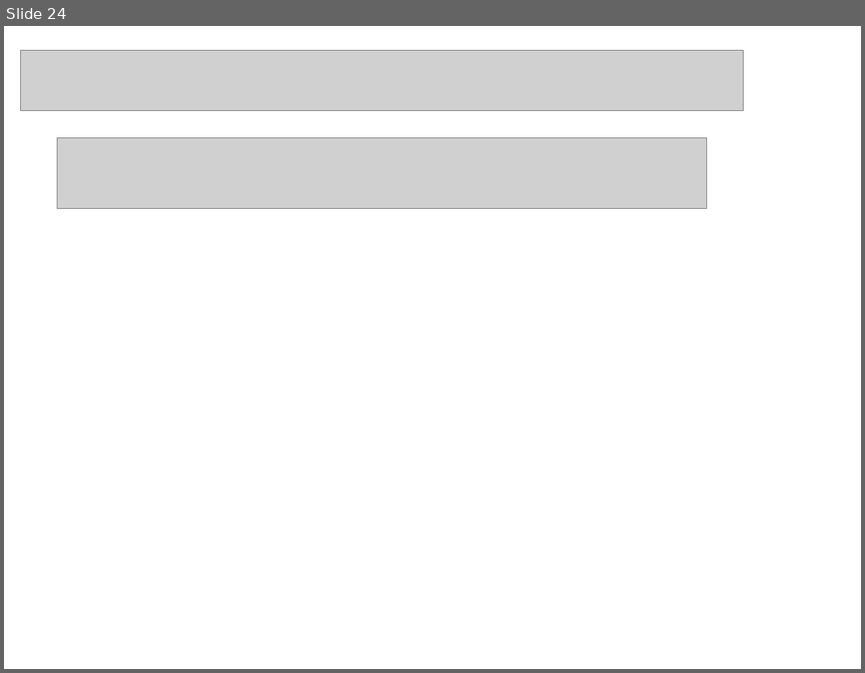
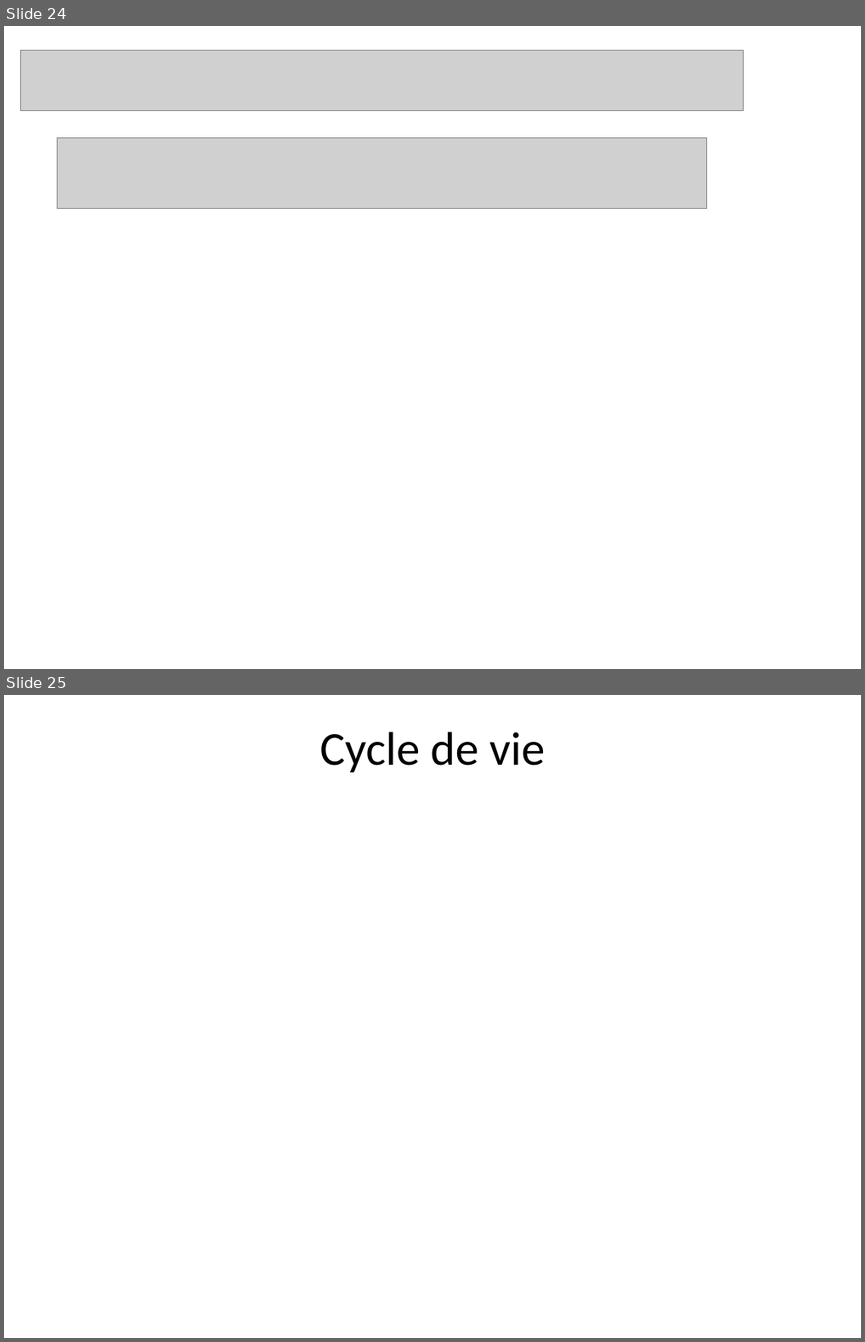
Before and after one commit to fahmich/react-native--moviesandme, a slide deck: native application.pptx. Shown one above the other, each under a label of ours: slide 24 before the commit, slides 24 and 25 after it. The pictures are 865x673 and 865x1342 pixels, drawn with LibreOffice and Linux fonts; fonts in the diff are those of the drawing; grey boxes stand for pictures. Boxes give left, top, right and bottom in pixels: in the first picture for what was removed or moved away, otherwise in the second. Text is boxed around its words. In the diff, an @@ line names an element or a change of style, - is before the commit and + after.

```diff
--- a/native application.pptx
+++ b/native application.pptx
@@ slide 25 added at <box>4,695,861,1338</box>, background #FFFFFF @@
@@ title added at <box>320,732,545,772</box>, 39.6 pt, text #000000 @@
+Cycle de vie
```
Also in this commit, not shown: 8 other files.
